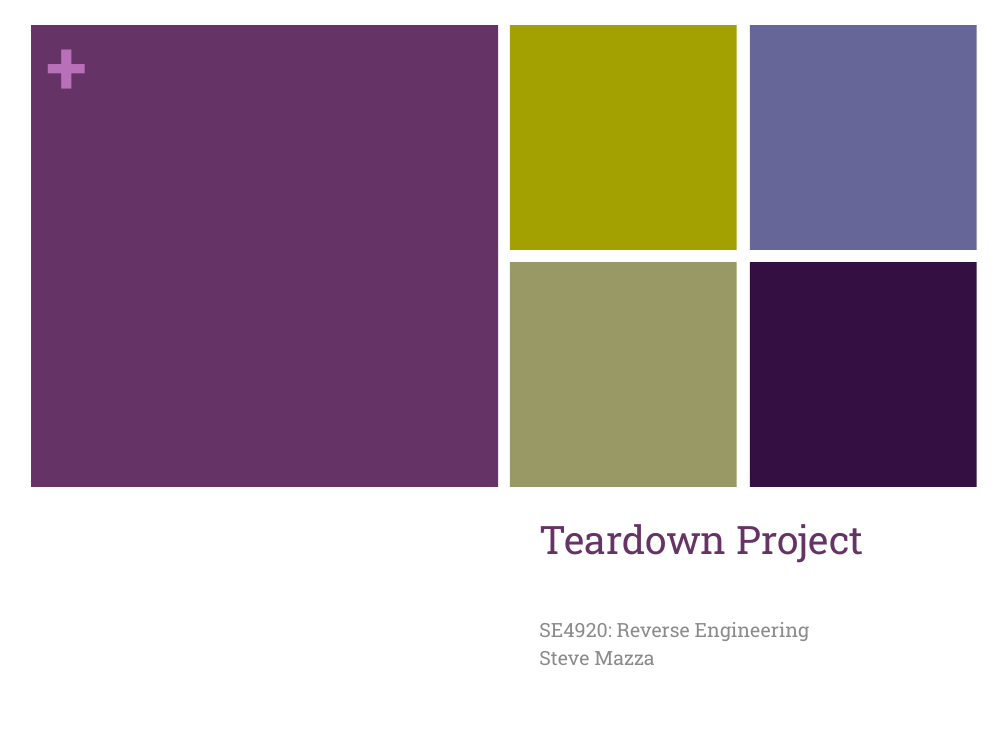
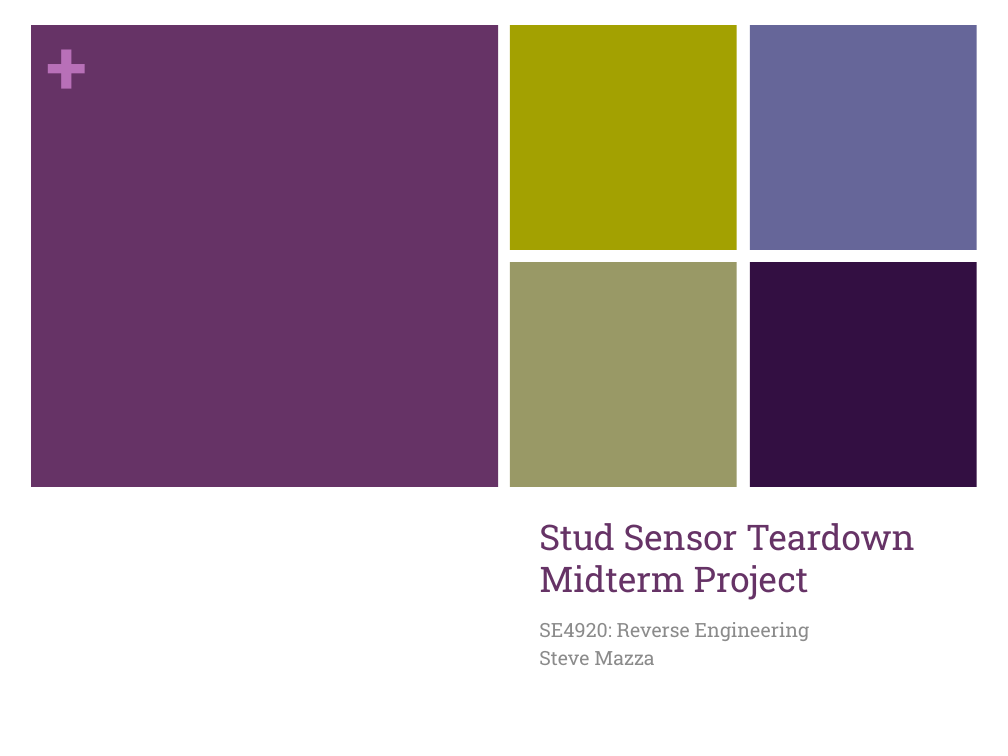
Before and after one commit to mazzas/School, a slide deck: slide 1 of SE4920/Projects/Midterm/Midterm_Mazza.pptx. Drawn at 1008x756 pixels with LibreOffice and Linux fonts; fonts in the diff are those of the drawing. Boxes give left, top, right and bottom in pixels: in the first picture for what was removed or moved away, otherwise in the second. Text is boxed around its words. In the diff, an @@ line names an element or a change of style, - is before the commit and + after.

```diff
--- a/SE4920/Projects/Midterm/Midterm_Mazza.pptx
+++ b/SE4920/Projects/Midterm/Midterm_Mazza.pptx
@@ title at [539, 523, 915, 600]: text changed; size 28 to 25.2 pt @@
-Teardown Project
+Stud Sensor Teardown Midterm Project
```
Also in this commit, not shown: 1 other file.
